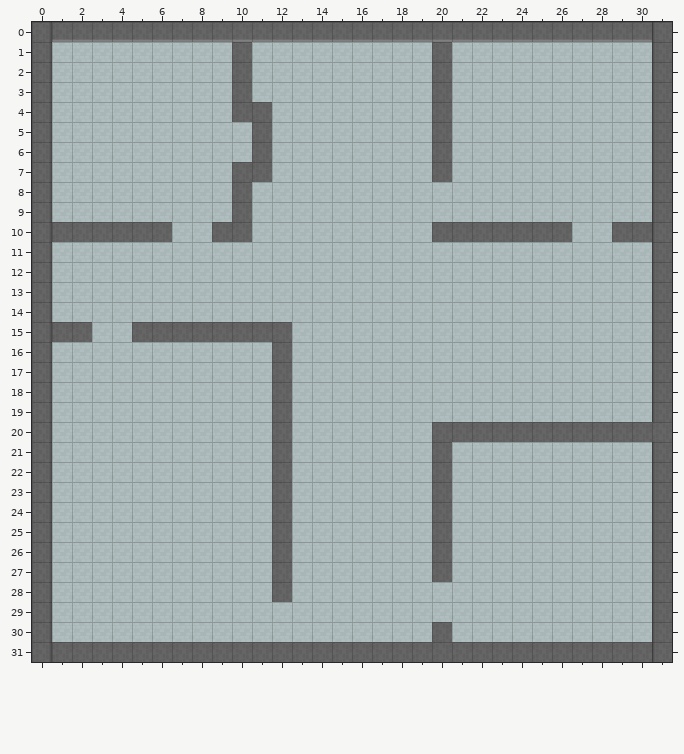
Tiled map -- maps/map.tmx. Above is the file before it was changed.
Cells are 64x64 px. Shown: x 0..31, y 0..31.
The result:
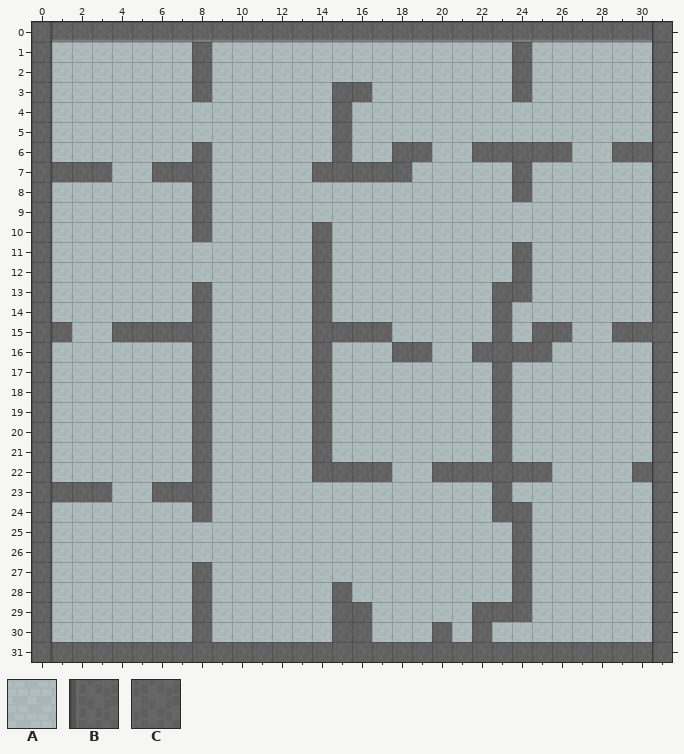
Key: from "RPGpack_sheet": A 74, B 153, C 154.
_ is an empty cell.
Tiles replaced or removed in this view: A, B, C.
Changes in this commit:
Changed rows in their new state; . is an unchanged cell.
Layer "Map":
first column x 1:
 1 .......C.A.........A...C.......
 2 .......C.A.........A...C.......
 3 .......C.A....CC...A...C.......
 4 .........AA...C....A...........
 5 ..........A...C....A...........
 6 .......C..A...C..CCA.CCCCC..CC.
 7 CCC..CCC.AA..CCCCC.A...C.......
 8 .......C.A.............C.......
 9 .......C.A.....................
10 AAAAAA.CAA...C.....AAAAAAA..AA.
11 .............C.........C.......
12 .............C.........C.......
13 .......C.....C........CC.......
14 .......C.....C........C........
15 .A.C....AAAA.CCCC.....C.CC..CCC
16 .......C...A.C...CC..CCCC......
17 .......C...A.C........C........
18 .......C...A.C........C........
19 .......C...A.C........C........
20 .......C...A.C.....AAA.AAAAAAAB
21 .......C...A.C.....A..C........
22 .......C...A.CCCC...CCCCC....C.
23 CCC..CCC...A.......A..C........
24 .......C...A.......A..CC.......
25 ...........A.......A...C.......
26 ...........A.......A...C.......
27 .......C...A.......A...C.......
28 .......C...A..C........C.......
29 .......C......CC.....CCC.......
30 .......C......CC.....C.........
